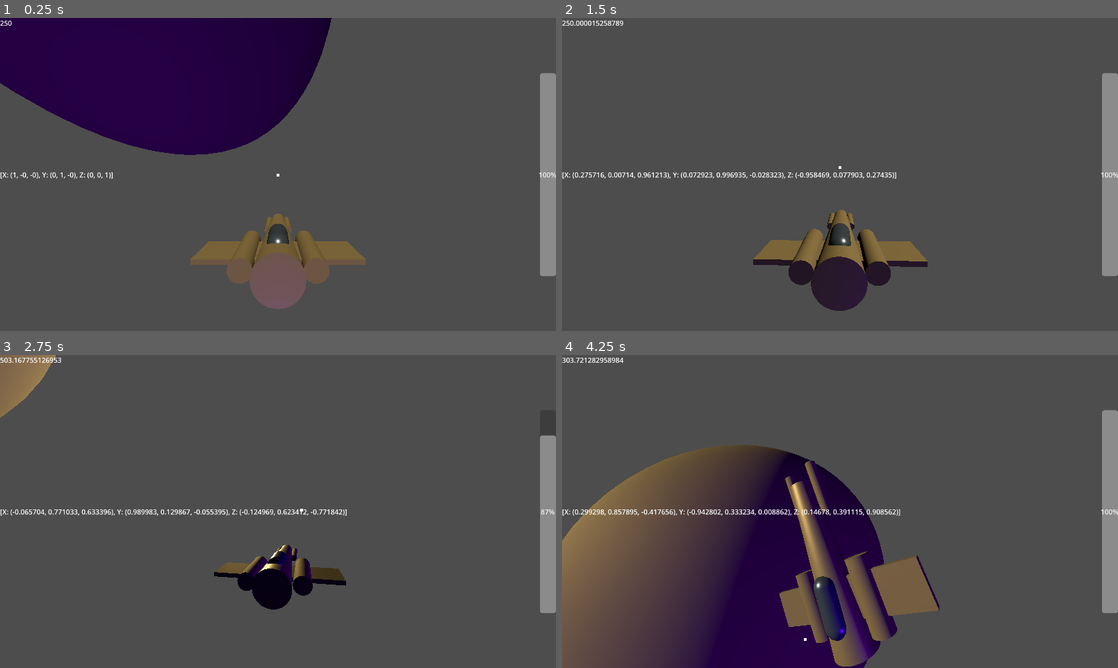
Above: before the commit, frames 1-4 (two rows, left to right).
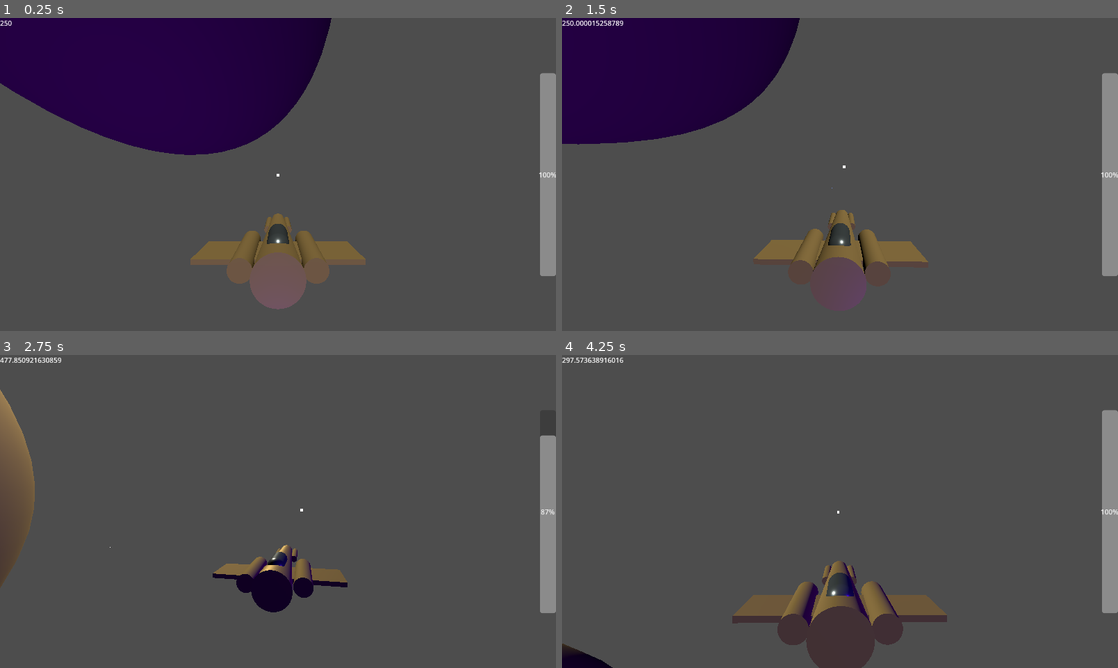
Above: after the commit, the same moments.

Repository: WilliamAalund/TAGD-Game-Jam-Fall-2024
Game: Godot game, scene res://Code/Tests/Player/PlayerShipSceneTest.tscn
The game is run twice, just before and just after one commit, with the same random seed, the same clock (stepped at 60 frames per second) and the same inputs.
Inputs (mouse positions are in pixels of both pictures, inside the frame that each line leads up to):
- Up to frame 1 (0.25 s): no input
- Up to frame 2 (1.5 s): move the mouse to (962, 158) at 0.52 s; hold D (debug_right) 0.53-1.28 s; hold Right mouse button (focus) 0.53-1.28 s; tap Space (shoot, bound only after the commit) at 0.8, 1.35 s; move the mouse to (728, 190) at 1.27 s; hold S (debug_down) from 1.28 s (still down)
- Up to frame 3 (2.75 s): right-click (166, 527) at 1.55 s; move the mouse to (333, 442) at 2.02 s; release S (debug_down) at 2.03 s; hold D (debug_right) from 2.03 s (still down); hold Shift (boost) from 2.03 s (still down); tap Space (shoot, bound only after the commit) at 2.3 s
- Up to frame 4 (4.25 s): move the mouse to (812, 574) at 2.77 s; release D (debug_right) at 2.78 s; release Shift (boost) at 2.78 s; hold W (debug_up) 2.78-3.53 s; tap F (break) at 2.85 s; right-click (812, 574) at 3.05 s; move the mouse to (1006, 558) at 3.52 s; hold A (debug_left) from 3.53 s (still down); hold Right mouse button (focus) from 3.53 s (still down); tap Space (shoot, bound only after the commit) at 3.8 s; tap R (debug_press_1) at 4.15 s

The runs differ from the first frame. In frame 1, 0.1% of the frame differs, in the area x 0-21%, y 49-52%; in frame 2, 17%; in frame 3, 4.3%; in frame 4, 30%, in the area x 0-70%, y 0-100%.

Commit message:
Implemented projectiles, first pass
- Need to implement missiles next

Diff:
--- a/Game/Code/Entities/Player/v1/Player.tscn
+++ b/Game/Code/Entities/Player/v1/Player.tscn
@@ -1,8 +1,9 @@
-[gd_scene load_steps=4 format=3 uid="uid://cue5suxaxwn1t"]
+[gd_scene load_steps=5 format=3 uid="uid://cue5suxaxwn1t"]
 
 [ext_resource type="Script" path="res://Code/Scripts/Non Globals/Player.gd" id="1_h3sec"]
 [ext_resource type="PackedScene" uid="uid://2fpkavmcoexg" path="res://Code/Entities/Player/v1/Ship.tscn" id="2_ijeku"]
 [ext_resource type="PackedScene" uid="uid://ci4vcaiif0ff2" path="res://Code/Entities/Player/v1/ShipCamera.tscn" id="3_8kkb1"]
+[ext_resource type="PackedScene" uid="uid://bsd6fwc36gynx" path="res://Code/Entities/Player/v1/ProjectileHandler.tscn" id="4_l1hh6"]
 
 [node name="Player" type="Node3D"]
 script = ExtResource("1_h3sec")
@@ -10,6 +11,8 @@
 [node name="Ship" parent="." instance=ExtResource("2_ijeku")]
 
 [node name="ShipCamera" parent="." instance=ExtResource("3_8kkb1")]
-current_camera_rotate_speed = 12.0
+
+[node name="ProjectileHandler" parent="." instance=ExtResource("4_l1hh6")]
 
 [connection signal="new_player_data_packet" from="." to="ShipCamera" method="_on_player_new_player_data_packet"]
+[connection signal="new_player_data_packet" from="." to="ProjectileHandler" method="_on_player_new_player_data_packet"]
--- /dev/null
+++ b/Game/Code/Entities/Player/v1/ProjectileHandler.tscn
@@ -0,0 +1,14 @@
+[gd_scene load_steps=2 format=3 uid="uid://bsd6fwc36gynx"]
+
+[ext_resource type="Script" path="res://Code/Scripts/Non Globals/ProjectileHandler.gd" id="1_tspc8"]
+
+[node name="ProjectileHandler" type="Node3D"]
+script = ExtResource("1_tspc8")
+
+[node name="LaserCannons" type="Node3D" parent="."]
+
+[node name="Left" type="Marker3D" parent="LaserCannons"]
+transform = Transform3D(1, 0, 0, 0, 1, 0, 0, 0, 1, 0.3, -0.1, 2.5)
+
+[node name="Right" type="Marker3D" parent="LaserCannons"]
+transform = Transform3D(1, 0, 0, 0, 1, 0, 0, 0, 1, -0.3, -0.1, 2.5)
--- a/Game/Code/Entities/Player/v1/ShipCamera.tscn
+++ b/Game/Code/Entities/Player/v1/ShipCamera.tscn
@@ -44,7 +44,7 @@
 "times": PackedFloat32Array(0, 0.2),
 "transitions": PackedFloat32Array(0.378929, 0.277392),
 "update": 0,
-"values": [90.0, 80.0]
+"values": [90.0, 75.0]
 }
 tracks/1/type = "value"
 tracks/1/imported = false
@@ -56,7 +56,7 @@
 "times": PackedFloat32Array(0, 0.2),
 "transitions": PackedFloat32Array(0.840897, 1),
 "update": 0,
-"values": [12.0, 200.0]
+"values": [12.0, 100.0]
 }
 
 [sub_resource type="Animation" id="Animation_r1kgg"]
@@ -72,7 +72,7 @@
 "times": PackedFloat32Array(0, 0.1),
 "transitions": PackedFloat32Array(1, 1),
 "update": 0,
-"values": [80.0, 90.0]
+"values": [75.0, 90.0]
 }
 tracks/1/type = "value"
 tracks/1/imported = false
@@ -84,7 +84,7 @@
 "times": PackedFloat32Array(0, 0.1),
 "transitions": PackedFloat32Array(1, 1),
 "update": 0,
-"values": [200.0, 12.0]
+"values": [100.0, 12.0]
 }
 
 [sub_resource type="AnimationLibrary" id="AnimationLibrary_gfsjc"]
@@ -112,10 +112,9 @@
 }
 
 [node name="Label" type="Label" parent="."]
-anchors_preset = 4
-anchor_top = 0.5
-anchor_bottom = 0.5
-offset_top = -11.5
+anchors_preset = 2
+anchor_top = 1.0
+anchor_bottom = 1.0
+offset_top = -23.0
 offset_right = 40.0
-offset_bottom = 11.5
-grow_vertical = 2
+grow_vertical = 0
--- /dev/null
+++ b/Game/Code/Entities/Projectile/Projectile.tscn
@@ -0,0 +1,17 @@
+[gd_scene load_steps=4 format=3 uid="uid://cxvum5kkp866g"]
+
+[ext_resource type="Script" path="res://Code/Scripts/Non Globals/Projectile.gd" id="1_vrim5"]
+[ext_resource type="PackedScene" uid="uid://df235afldqa3h" path="res://Resources/Meshes/Placeholder/Laser.tscn" id="2_3hfj1"]
+
+[sub_resource type="BoxShape3D" id="BoxShape3D_qa2bj"]
+size = Vector3(0.3, 0.3, 1)
+
+[node name="Projectile" type="Area3D"]
+script = ExtResource("1_vrim5")
+
+[node name="LaserHitbox" type="CollisionShape3D" parent="."]
+shape = SubResource("BoxShape3D_qa2bj")
+
+[node name="Laser" parent="." instance=ExtResource("2_3hfj1")]
+
+[connection signal="body_entered" from="." to="." method="_on_body_entered"]
--- a/Game/Code/Scripts/Non Globals/Player.gd
+++ b/Game/Code/Scripts/Non Globals/Player.gd
@@ -24,7 +24,6 @@
 	player_data_packet["boost_energy"] = player_ship.boost_energy
 	player_data_packet["boost_depleted"] = player_ship.boost_depleted
 	var crosshair_position_2d = camera.get_unprojected_position_from_camera(player_ship.get_3d_crosshair_position())
-	print(crosshair_position_2d)
 	player_data_packet["crosshair_position_2d"] = crosshair_position_2d
 	player_data_packet["player_3d_crosshair_position"] = player_ship.get_3d_crosshair_position()
 	# Example alteration: Add a timestamp or any other relevant data.
--- a/Game/Code/Scripts/Non Globals/PlayerShip.gd
+++ b/Game/Code/Scripts/Non Globals/PlayerShip.gd
@@ -1,11 +1,13 @@
 extends CharacterBody3D
 # This script controls the behavior of the player's ship in a 3D space environment. It handles movement, including forward motion and rotational adjustments based on user input.
+
+@export var debug_freeze_ship_position = false
 
 var horizontal_rotate_rate_increase = 4 # A constant that scales the rate at which the net input changes. Currently used by all three net values.
 
 const MIN_TRAVEL_SPEED = -200.0
 const BASE_TRAVEL_SPEED = 250.0
-const MAX_TRAVEL_SPEED = 750.0
+const MAX_TRAVEL_SPEED = 700.0
 const ACCELERATION = 1.0
 
 const MAX_BOOST = 100
@@ -32,6 +34,10 @@
 
 func _process(delta):
 	pass
+	if Input.is_action_pressed("focus"):
+		max_net_input = 1.0
+	else:
+		max_net_input = 2.0
 	# Update net inputs for movement and rotation
 	update_net_input_horizontal(delta)
 	update_net_input_vertical(delta)
@@ -44,7 +50,8 @@
 	# Adjust travel speed based on user inputs
 	adjust_travel_speed_based_on_input(delta)
 	# Move the player ship forward
-	move_ship_forward()
+	if !debug_freeze_ship_position:
+		move_ship_forward()
 
 # Adjusts the ship's travel speed based on debug input
 func adjust_travel_speed_based_on_input(delta):
--- /dev/null
+++ b/Game/Code/Scripts/Non Globals/Projectile.gd
@@ -0,0 +1,41 @@
+extends Area3D
+
+@export var basis_of_projectile_creator = Basis()
+@export var projectile_creator_group = "Booger"
+enum type_enum {LASER, MISSILE}
+@export var type: type_enum
+
+
+var base_projectile_speed = 1000
+var projectile_speed_falloff = 0 # Amount per second. For example, a projectile with a base_projecile_speed of 5 and a projectile_speed_falloff of 2.5 would last for two seconds
+var maximum_projectile_range = 3000
+
+var distance_traveled
+var current_speed
+
+# Called when the node enters the scene tree for the first time.
+func _ready():
+	pass # Replace with function body.
+	self.transform.basis = basis_of_projectile_creator
+	current_speed = base_projectile_speed
+	distance_traveled = 0.0
+
+# Called every frame. 'delta' is the elapsed time since the previous frame.
+func _process(delta):
+	var direction_vector = self.transform.basis.z.normalized()
+	self.position += direction_vector * current_speed * delta
+	distance_traveled += current_speed * delta
+	if distance_traveled >= maximum_projectile_range:
+		print("I have travelled for my maximum distance")
+		self.queue_free()
+	current_speed -= projectile_speed_falloff * delta
+	if current_speed <= 0:
+		print("I have lost all of my velocity")
+		self.queue_free()
+
+
+func _on_body_entered(body):
+	print("Collided with body")
+	if not body.is_in_group(projectile_creator_group):
+		print("Body is in not my creator")
+	self.queue_free()
--- /dev/null
+++ b/Game/Code/Scripts/Non Globals/ProjectileHandler.gd
@@ -0,0 +1,56 @@
+extends Node3D
+
+@onready var projectile_scene = load("res://Code/Entities/Projectile/Projectile.tscn")
+
+@onready var left = $LaserCannons/Left
+@onready var right = $LaserCannons/Right
+
+var rpm = 413 # Rounds per minute
+var fire_rate = 60.0 / rpm # Time between shots in seconds
+var time_since_last_fire = 0.0 # Timer to track time since last shot
+
+var fire_mode = "Laser"
+enum fire_port {LEFT, RIGHT}
+var current_port = fire_port.LEFT
+
+# Called when the node enters the scene tree for the first time.
+func _ready():
+	pass # Replace with function body.
+
+
+# Called every frame. 'delta' is the elapsed time since the previous frame.
+func _process(delta):
+	# Increment the timer by the time elapsed since the last frame
+	time_since_last_fire += delta
+	# Check if it's time to fire the next projectile
+	if Input.is_action_pressed("shoot"):
+		if time_since_last_fire >= fire_rate:
+			fire_projectile()
+			time_since_last_fire = 0 # Reset the timer after firing
+
+
+func fire_projectile():
+	# Implement the logic to instantiate and fire a projectile here
+	Input.start_joy_vibration(0,0.2,0.1,0.10)
+	spawn_projectile()
+	if current_port == fire_port.LEFT:
+		current_port = fire_port.RIGHT
+	else:
+		current_port = fire_port.LEFT
+
+func spawn_projectile():
+	var new_projectile = projectile_scene.instantiate()
+	get_tree().get_root().add_child(new_projectile)
+	if current_port == fire_port.LEFT:
+		new_projectile.global_position = left.global_position
+		Input.start_joy_vibration(0,0.2,0.1,0.10)
+	else:
+		new_projectile.global_position = right.global_position
+		Input.start_joy_vibration(0,0.1,0.2,0.10)
+	new_projectile.transform.basis = self.transform.basis
+
+
+
+func _on_player_new_player_data_packet(packet):
+	self.global_position = packet["global_pos"]
+	self.transform.basis = packet["ship_basis"]
--- a/Game/Code/Scripts/Non Globals/ShipCamera.gd
+++ b/Game/Code/Scripts/Non Globals/ShipCamera.gd
@@ -22,22 +22,18 @@
 # Called every frame. 'delta' is the elapsed time since the previous frame.
 func _process(delta):
 	if Input.is_action_pressed("focus"):
-		#current_camera_rotate_speed = focus_camera_rotate_speed
 		if zoomed_in == false:
 			front_camera_animation.play("front_camera_zoom_in")
 		zoomed_in = true
-		#camera.fov = focus_camera_fov
 	else:
-		#current_camera_rotate_speed = base_camera_rotate_speed
 		if zoomed_in == true:
 			front_camera_animation.play("front_camera_zoom_out")
 		zoomed_in = false
-		#camera.fov = 90
 	target_basis = target_basis.orthonormalized()
 	var new_basis = self.transform.basis.slerp(target_basis, delta * current_camera_rotate_speed)
 	new_basis = new_basis.orthonormalized()
 	self.transform.basis = new_basis
-	$Label.text = str(new_basis)
+	#$Label.text = "Prev basis: " + str(self.transform.basis) + " New Basis: " + str(new_basis)
 
 func get_unprojected_position_from_camera(coordinate: Vector3):
 	return camera.unproject_position(coordinate)
--- /dev/null
+++ b/Game/Code/Scripts/TestScripts/Area3D.gd
@@ -0,0 +1,41 @@
+extends Area3D
+
+@export var basis_of_projectile_creator = Basis()
+@export var projectile_creator_group = "Booger"
+enum type_enum {LASER, MISSILE}
+@export var type: type_enum
+
+
+var base_projectile_speed = 5
+var projectile_speed_falloff = 2.5 # Amount per second. For example, a projectile with a base_projecile_speed of 5 and a projectile_speed_falloff of 2.5 would last for two seconds
+var maximum_projectile_range = 5
+
+var distance_traveled
+var current_speed
+
+# Called when the node enters the scene tree for the first time.
+func _ready():
+	pass # Replace with function body.
+	self.transform.basis = basis_of_projectile_creator
+	current_speed = base_projectile_speed
+	distance_traveled = 0.0
+
+# Called every frame. 'delta' is the elapsed time since the previous frame.
+func _process(delta):
+	self.position.z += current_speed * delta
+	distance_traveled += current_speed * delta
+	if distance_traveled >= maximum_projectile_range:
+		print("I have travelled for my maximum distance")
+		self.queue_free()
+	current_speed -= projectile_speed_falloff * delta
+	if current_speed <= 0:
+		print("I have lost all of my velocity")
+		self.queue_free()
+
+
+func _on_body_entered(body):
+	print("Collided with body")
+	if not body.is_in_group(projectile_creator_group):
+		print("Body is in not my creator")
+
+	self.queue_free()
--- a/Game/Code/Scripts/TestScripts/CameraControl.gd
+++ b/Game/Code/Scripts/TestScripts/CameraControl.gd
@@ -2,28 +2,29 @@
 
 @onready var pivot = $Pivot
 
-var point_vector_beginning = Vector3(0,0,1)
-var point_vector_end = Vector3(0,-1,0)
+var increment_speed = 0.02
 
-var curr_vector = point_vector_beginning
+var target_basis
+var camera_speed = 4.0
 
 # Called when the node enters the scene tree for the first time.
 func _ready():
 	pass # Replace with function body.
+	target_basis = pivot.transform.basis
 
 
 # Called every frame. 'delta' is the elapsed time since the previous frame.
 func _process(delta):
+	if Input.is_action_pressed("debug_up"):
+		target_basis = target_basis.rotated(Vector3(1,0,0), increment_speed)
+	elif Input.is_action_pressed("debug_down"):
+		target_basis = target_basis.rotated(Vector3(1,0,0), -increment_speed)
+	if Input.is_action_pressed("debug_left"):
+		target_basis = target_basis.rotated(Vector3(0,1,0), increment_speed)
+	elif Input.is_action_pressed("debug_right"):
+		target_basis = target_basis.rotated(Vector3(0,1,0), -increment_speed)
 
-	var target_basis = pivot.transform.basis
-
-
-
-	#var new_vector = curr_vector
-	if Input.is_action_pressed("debug_up"):
-		target_basis = target_basis.rotated(Vector3(1,0,0), 1)
-	elif Input.is_action_pressed("debug_down"):
-		target_basis = target_basis.rotated(Vector3(1,0,0), -1)
-
-	var new_basis = lerp(pivot.transform.basis, target_basis, delta)
+	target_basis = target_basis.orthonormalized()
+	var new_basis = lerp(pivot.transform.basis, target_basis, delta * camera_speed)
+	new_basis = new_basis.orthonormalized()
 	pivot.transform.basis = new_basis
--- /dev/null
+++ b/Game/Code/Scripts/TestScripts/CharacterBody3D.gd
@@ -0,0 +1,8 @@
+extends CharacterBody3D
+
+
+const SPEED = 5.0
+const JUMP_VELOCITY = 4.5
+
+# Get the gravity from the project settings to be synced with RigidBody nodes.
+var gravity = ProjectSettings.get_setting("physics/3d/default_gravity")
--- a/Game/Code/Tests/Player/CameraControl.gd
+++ /dev/null
@@ -1,30 +0,0 @@
-extends Node
-
-@onready var pivot = $Pivot
-
-var increment_speed = 0.02
-
-var target_basis
-var camera_speed = 4.0
-
-# Called when the node enters the scene tree for the first time.
-func _ready():
-	pass # Replace with function body.
-	target_basis = pivot.transform.basis
-
-
-# Called every frame. 'delta' is the elapsed time since the previous frame.
-func _process(delta):
-	if Input.is_action_pressed("debug_up"):
-		target_basis = target_basis.rotated(Vector3(1,0,0), increment_speed)
-	elif Input.is_action_pressed("debug_down"):
-		target_basis = target_basis.rotated(Vector3(1,0,0), -increment_speed)
-	if Input.is_action_pressed("debug_left"):
-		target_basis = target_basis.rotated(Vector3(0,1,0), increment_speed)
-	elif Input.is_action_pressed("debug_right"):
-		target_basis = target_basis.rotated(Vector3(0,1,0), -increment_speed)
-
-	target_basis = target_basis.orthonormalized()
-	var new_basis = lerp(pivot.transform.basis, target_basis, delta * camera_speed)
-	new_basis = new_basis.orthonormalized()
-	pivot.transform.basis = new_basis
--- a/Game/Code/Tests/Player/CameraControl.tscn
+++ b/Game/Code/Tests/Player/CameraControl.tscn
@@ -1,6 +1,6 @@
 [gd_scene load_steps=4 format=3 uid="uid://b4ljxv2hs8h53"]
 
-[ext_resource type="Script" path="res://Code/Tests/Player/CameraControl.gd" id="1_c7k33"]
+[ext_resource type="Script" path="res://Code/Scripts/TestScripts/CameraControl.gd" id="1_c7k33"]
 
 [sub_resource type="Environment" id="Environment_mxvv8"]
 
--- /dev/null
+++ b/Game/Code/Tests/Projectiles/BasicProjectile.tscn
@@ -0,0 +1,46 @@
+[gd_scene load_steps=6 format=3 uid="uid://c2typm0rarnsi"]
+
+[ext_resource type="Script" path="res://Code/Scripts/TestScripts/Area3D.gd" id="1_t8woa"]
+
+[sub_resource type="BoxMesh" id="BoxMesh_f72lr"]
+
+[sub_resource type="ConcavePolygonShape3D" id="ConcavePolygonShape3D_xt7p3"]
+data = PackedVector3Array(-0.5, 0.5, 0.5, 0.5, 0.5, 0.5, -0.5, -0.5, 0.5, 0.5, 0.5, 0.5, 0.5, -0.5, 0.5, -0.5, -0.5, 0.5, 0.5, 0.5, -0.5, -0.5, 0.5, -0.5, 0.5, -0.5, -0.5, -0.5, 0.5, -0.5, -0.5, -0.5, -0.5, 0.5, -0.5, -0.5, 0.5, 0.5, 0.5, 0.5, 0.5, -0.5, 0.5, -0.5, 0.5, 0.5, 0.5, -0.5, 0.5, -0.5, -0.5, 0.5, -0.5, 0.5, -0.5, 0.5, -0.5, -0.5, 0.5, 0.5, -0.5, -0.5, -0.5, -0.5, 0.5, 0.5, -0.5, -0.5, 0.5, -0.5, -0.5, -0.5, 0.5, 0.5, 0.5, -0.5, 0.5, 0.5, 0.5, 0.5, -0.5, -0.5, 0.5, 0.5, -0.5, 0.5, -0.5, 0.5, 0.5, -0.5, -0.5, -0.5, 0.5, 0.5, -0.5, 0.5, -0.5, -0.5, -0.5, 0.5, -0.5, 0.5, 0.5, -0.5, -0.5, -0.5, -0.5, -0.5)
+
+[sub_resource type="BoxShape3D" id="BoxShape3D_rjx67"]
+size = Vector3(0.4, 0.4, 0.4)
+
+[sub_resource type="SphereMesh" id="SphereMesh_l2gts"]
+radius = 0.2
+height = 0.4
+
+[node name="BasicProjectile" type="Node"]
+
+[node name="WorldEnvironment" type="WorldEnvironment" parent="."]
+
+[node name="DirectionalLight3D" type="DirectionalLight3D" parent="."]
+transform = Transform3D(1, 0, 0, 0, 0.765876, 0.642988, 0, -0.642988, 0.765876, 0, 3.26738, 3.9959)
+
+[node name="MeshInstance3D" type="MeshInstance3D" parent="."]
+transform = Transform3D(1, 0, 0, 0, 1, 0, 0, 0, 1, 0, 0, 4.11157)
+mesh = SubResource("BoxMesh_f72lr")
+
+[node name="StaticBody3D" type="StaticBody3D" parent="MeshInstance3D"]
+
+[node name="CollisionShape3D" type="CollisionShape3D" parent="MeshInstance3D/StaticBody3D"]
+shape = SubResource("ConcavePolygonShape3D_xt7p3")
+
+[node name="Camera3D" type="Camera3D" parent="."]
+transform = Transform3D(-4.22287e-08, -0.258246, 0.966079, -1.12883e-08, 0.966079, 0.258246, -1, -8.88178e-16, -4.37114e-08, 7.59003, 2.54597, 0)
+
+[node name="Area3D" type="Area3D" parent="."]
+transform = Transform3D(1, 0, 0, 0, 1, 0, 0, 0, 1, 0, 0, -3.11904)
+script = ExtResource("1_t8woa")
+
+[node name="CollisionShape3D" type="CollisionShape3D" parent="Area3D"]
+shape = SubResource("BoxShape3D_rjx67")
+
+[node name="MeshInstance3D" type="MeshInstance3D" parent="Area3D"]
+mesh = SubResource("SphereMesh_l2gts")
+
+[connection signal="body_entered" from="Area3D" to="Area3D" method="_on_body_entered"]
--- /dev/null
+++ b/Game/Code/Tests/Projectiles/ProjectileTestSuite.gd
@@ -0,0 +1,20 @@
+extends Node3D
+
+@onready var spawn_point = $ProjectileSpawnPoint
+
+@onready var projectile_scene = load("res://Code/Entities/Projectile/Projectile.tscn")
+
+# Called when the node enters the scene tree for the first time.
+func _ready():
+	pass # Replace with function body.
+
+
+# Called every frame. 'delta' is the elapsed time since the previous frame.
+func _process(delta):
+	if Input.is_action_just_pressed("debug_press_1"):
+		spawn_projectile()
+
+func spawn_projectile():
+	pass
+	var new_projectile = projectile_scene.instantiate()
+	spawn_point.add_child(new_projectile)
--- /dev/null
+++ b/Game/Code/Tests/Projectiles/ProjectileTestSuite.tscn
@@ -0,0 +1,11 @@
+[gd_scene load_steps=2 format=3 uid="uid://dlxqnffn6h2d1"]
+
+[ext_resource type="Script" path="res://Code/Tests/Projectiles/ProjectileTestSuite.gd" id="1_f4vlu"]
+
+[node name="ProjectileTestSuite" type="Node3D"]
+script = ExtResource("1_f4vlu")
+
+[node name="ProjectileSpawnPoint" type="Marker3D" parent="."]
+
+[node name="Camera3D" type="Camera3D" parent="."]
+transform = Transform3D(0.0370045, -0.668495, 0.742796, 0.0332618, 0.743717, 0.667667, -0.998761, 0, 0.0497562, 19.51, 10.5095, 2.1845)
--- /dev/null
+++ b/Game/Resources/Meshes/Placeholder/Laser.tscn
@@ -0,0 +1,39 @@
+[gd_scene load_steps=5 format=3 uid="uid://df235afldqa3h"]
+
+[sub_resource type="StandardMaterial3D" id="StandardMaterial3D_mb37e"]
+transparency = 1
+shading_mode = 0
+albedo_color = Color(0.429736, 0.519636, 0.815838, 1)
+
+[sub_resource type="CylinderMesh" id="CylinderMesh_0tsjk"]
+material = SubResource("StandardMaterial3D_mb37e")
+top_radius = 0.2
+bottom_radius = 0.2
+height = 1.0
+rings = 3
+
+[sub_resource type="StandardMaterial3D" id="StandardMaterial3D_v38g1"]
+shading_mode = 0
+
+[sub_resource type="CylinderMesh" id="CylinderMesh_mrqpk"]
+material = SubResource("StandardMaterial3D_v38g1")
+top_radius = 0.1
+bottom_radius = 0.0
+height = 3.0
+
+[node name="Laser" type="MeshInstance3D"]
+transform = Transform3D(1, 0, 0, 0, -4.37114e-08, -1, 0, 1, -4.37114e-08, 0, 0, 0)
+transparency = 0.09
+cast_shadow = 0
+mesh = SubResource("CylinderMesh_0tsjk")
+
+[node name="OmniLight3D" type="OmniLight3D" parent="."]
+light_color = Color(0, 0, 1, 1)
+omni_range = 3.0
+omni_attenuation = 0.203063
+
+[node name="MeshInstance3D" type="MeshInstance3D" parent="."]
+transform = Transform3D(1, 0, 0, 0, 1, 0, 0, 0, 1, 0, -1.99665, 8.72765e-08)
+cast_shadow = 0
+gi_mode = 0
+mesh = SubResource("CylinderMesh_mrqpk")
--- a/Game/project.godot
+++ b/Game/project.godot
@@ -89,6 +89,7 @@
 "deadzone": 0.5,
 "events": [Object(InputEventKey,"resource_local_to_scene":false,"resource_name":"","device":-1,"window_id":0,"alt_press …(182 unchanged characters)…
 , Object(InputEventJoypadButton,"resource_local_to_scene":false,"resource_name":"","device":-1,"button_index":9,"pressure":0.0,"pressed":true,"script":null)
+, Object(InputEventJoypadButton,"resource_local_to_scene":false,"resource_name":"","device":-1,"button_index":2,"pressure":0.0,"pressed":true,"script":null)
 ]
 }
 yaw_left={
@@ -139,3 +140,10 @@
 , Object(InputEventJoypadMotion,"resource_local_to_scene":false,"resource_name":"","device":-1,"axis":4,"axis_value":1.0,"script":null)
 ]
 }
+shoot={
+"deadzone": 0.5,
+"events": [Object(InputEventJoypadMotion,"resource_local_to_scene":false,"resource_name":"","device":-1,"axis":5,"axis_value":1.0,"script":null)
+, Object(InputEventKey,"resource_local_to_scene":false,"resource_name":"","device":-1,"window_id":0,"alt_pressed":false,"shift_pressed":false,"ctrl_pressed":false,"meta_pressed":false,"pressed":false,"keycode":0,"physical_keycode":32,"key_label":0,"unicode":32,"echo":false,"script":null)
+, Object(InputEventJoypadButton,"resource_local_to_scene":false,"resource_name":"","device":-1,"button_index":0,"pressure":0.0,"pressed":true,"script":null)
+]
+}
Not shown, changed: Exports/StarfighterinTraining.pck
